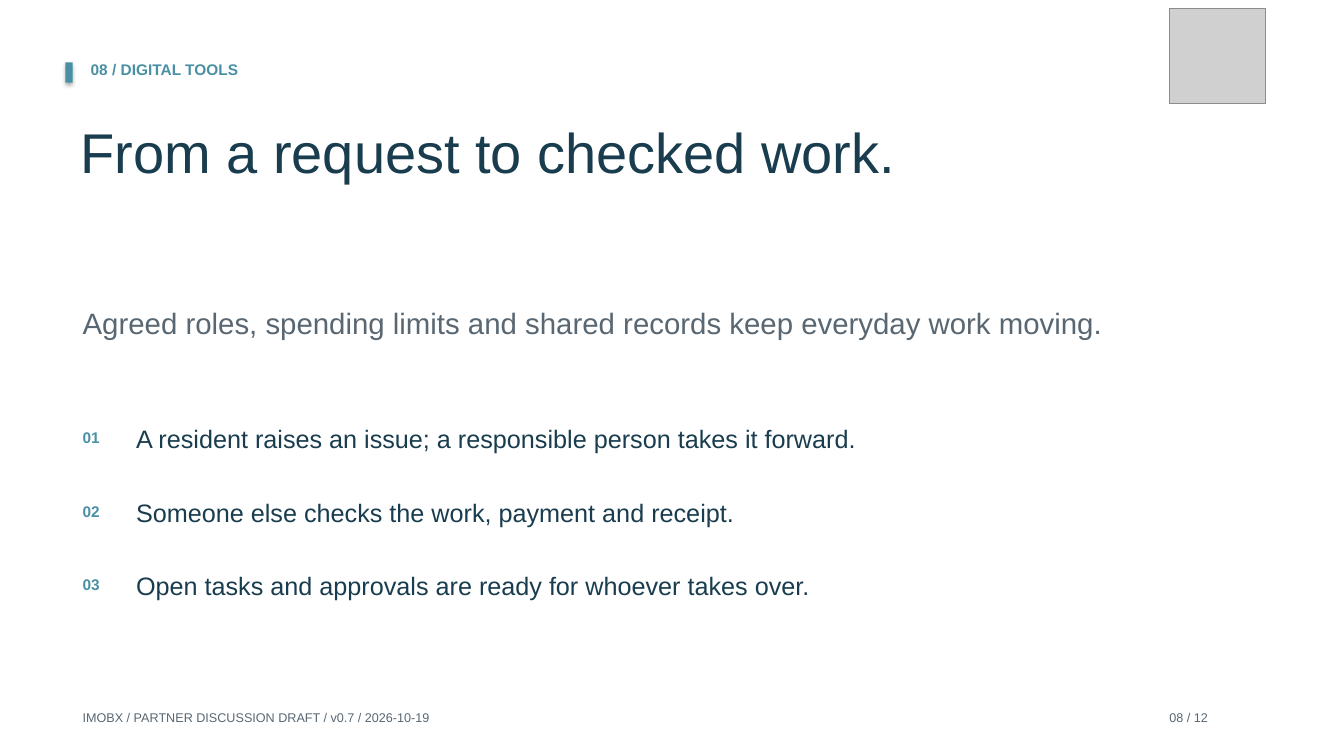
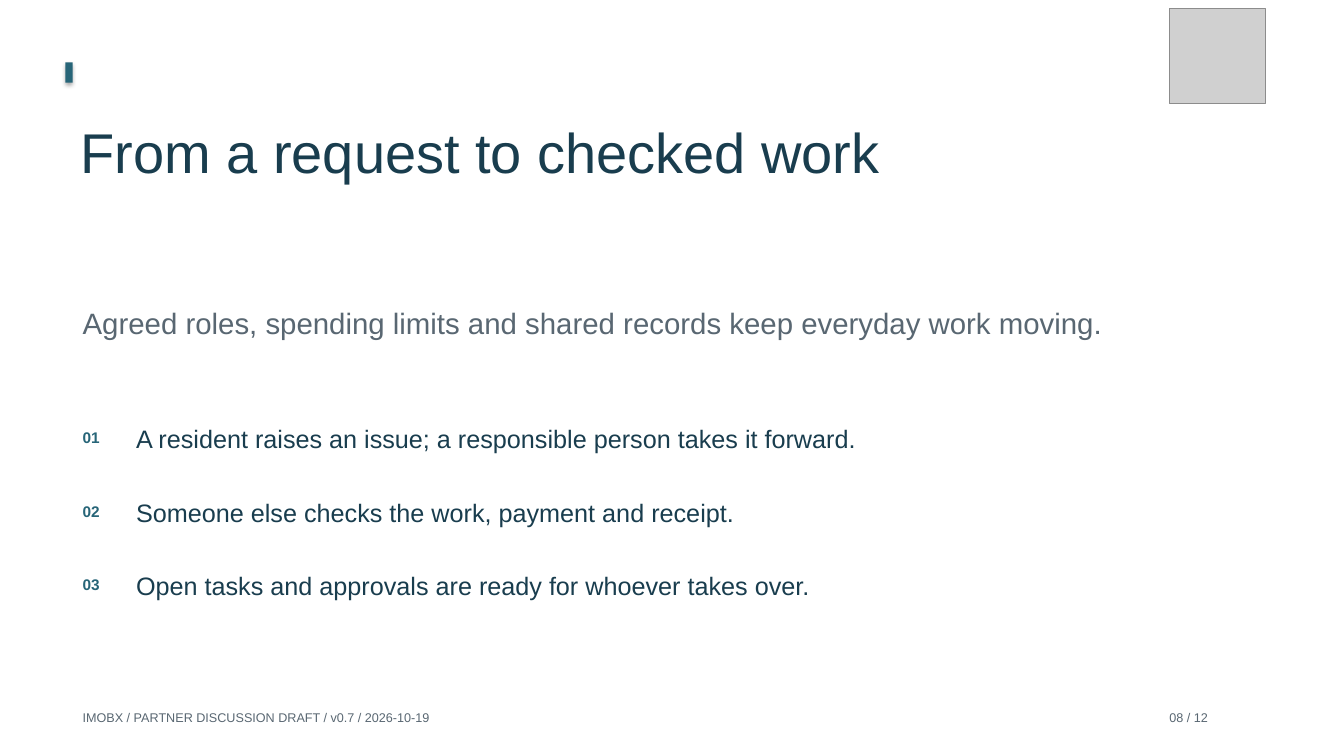
Before and after one commit to Siah-kin/imobx-website, a slide deck: slide 8 of pitchdeck.pptx. Drawn at 1344x756 pixels with LibreOffice and Linux fonts; fonts in the diff are those of the drawing; grey boxes stand for pictures. Boxes give left, top, right and bottom in pixels: in the first picture for what was removed or moved away, otherwise in the second. Text is boxed around its words. In the diff, an @@ line names an element or a change of style, - is before the commit and + after.

```diff
--- a/pitchdeck.pptx
+++ b/pitchdeck.pptx
@@ rectangle at (x1=66, y1=63, x2=73, y2=83): fill #4A90A4 to #276578 @@
@@ text removed at (x1=91, y1=64, x2=238, y2=75) @@
-08 / DIGITAL TOOLS
@@ text at (x1=81, y1=132, x2=879, y2=183): text changed @@
-From a request to checked work.
+From a request to checked work
@@ text colour #4A90A4 to #276578 in 3 elements at (x1=83, y1=432, x2=100, y2=443), (x1=83, y1=506, x2=100, y2=517), (x1=83, y1=579, x2=100, y2=590) @@
```
Also in this commit, not shown: 11 other slides changed, 38 other files.
